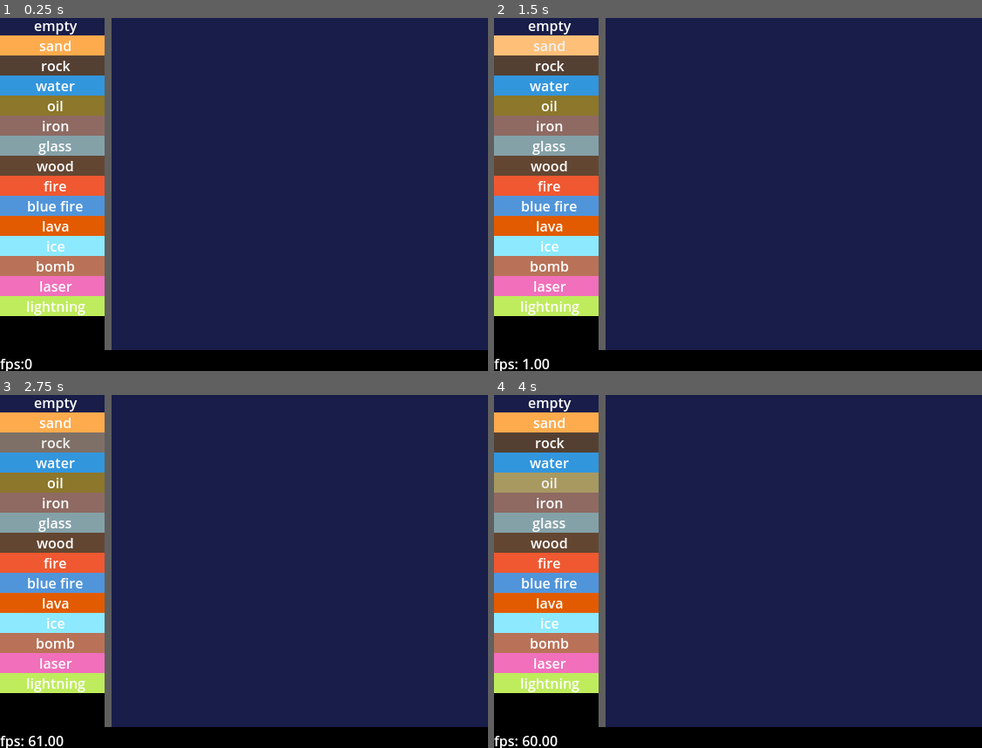
Above: before the commit, frames 1-4 (two rows, left to right).
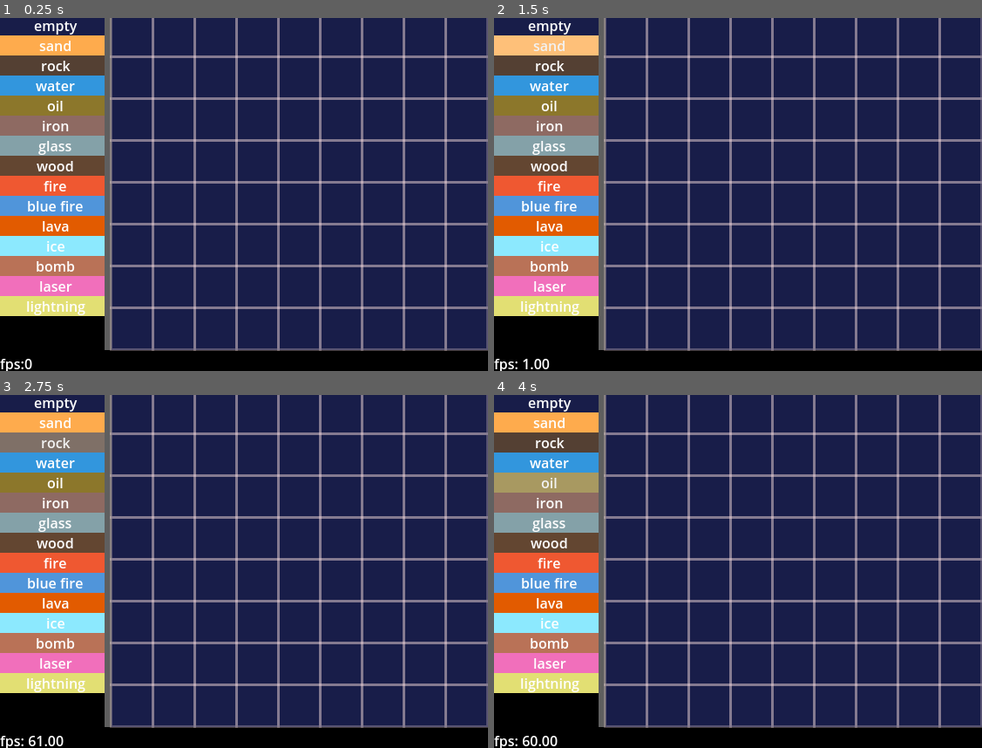
Above: after the commit, the same moments.

Repository: kiwijuice56/sand-spoon
Game: Godot game, scene res://main/main.tscn
The game is run twice, just before and just after one commit, with the same random seed, the same clock (stepped at 60 frames per second) and the same inputs.
Inputs:
- Up to frame 1 (0.25 s): no input
- Up to frame 2 (1.5 s): click "empty" at 0.5 s; click "sand" at 1.25 s
- Up to frame 3 (2.75 s): click "rock" at 2 s
- Up to frame 4 (4 s): click "water" at 2.75 s; click "oil" at 3.5 s

The runs differ from the first frame. In frame 1, 10% of the frame differs, in the area x 0-100%, y 0-95%; in frame 2, 10%; in frame 3, 10%; in frame 4, 10%.

Commit message:
Optimized some elements

Diff:
--- a/main/main.tscn
+++ b/main/main.tscn
@@ -77,6 +77,7 @@
 size_flags_vertical = 2
 texture = SubResource("ImageTexture_guoq1")
 script = ExtResource("1_7t74s")
+debug_draw = true
 debug_heat_gradient = SubResource("GradientTexture1D_hwk0e")
 simulation_size = Vector2i(72, 64)
 simulation_scale = 6
--- a/main/simulation/element/laser/laser.gd
+++ b/main/simulation/element/laser/laser.gd
@@ -7,7 +7,7 @@
 func process(sim: Simulation, row: int, col: int, data: int) -> bool:
 	if not super.process(sim, row, col, data):
 		return false
-	for i in range(reach):
+	for i in range(1, 1 + reach):
 		if not Explosion.grow(sim, row + i, col, unique_name):
 			break
 	return true
--- a/main/simulation/element/laser/laser.tres
+++ b/main/simulation/element/laser/laser.tres
@@ -10,12 +10,12 @@
 hidden = false
 ui_color = Color(0.946388, 0.436045, 0.734792, 1)
 initial_temperature = 6000.0
-conductivity = 0.5
+conductivity = 0.0
 high_heat_point = -1.0
 high_heat_transformation = "empty"
 low_heat_point = -1.0
 low_heat_transformation = "empty"
-explosion_resistance = 0.0
+explosion_resistance = 1.0
 decay_proportion = 0.2
 decay_transformation = "smoke"
 skip_proportion = 0.0
--- a/main/simulation/element/lightning/lightning.gd
+++ b/main/simulation/element/lightning/lightning.gd
@@ -14,20 +14,21 @@
 		for i in range(0, 10):
 			if i == 4:
 				continue
-			var row_offset: int = i / 3 - 1
-			var col_offset: int = i % 3 - 1
-			if not sim.in_bounds(row + row_offset, col + col_offset):
+			var check_row: int = row + i / 3 - 1
+			var check_col: int = col + i % 3 - 1
+			if not sim.in_bounds(check_row, check_col):
 				kill(sim, row, col, data)
 				return false
-			if sim.get_element_resource(row + row_offset, col + col_offset) is Empty:
+			var element: Element = sim.get_element_resource(check_row, check_col)
+			if element is Empty:
 				continue
-			if sim.get_element_resource(row + row_offset, col + col_offset) == self and get_byte(sim.get_data(row + row_offset, col + col_offset), 2) == 0:
+			if element == self and get_byte(sim.get_data(check_row, check_col), 2) == 0:
 				continue
 			kill(sim, row, col, data)
 			return false
 		var rand_row: int = row + (1 if Simulation.fast_randf() < fall_proportion else -1)
 		var rand_col: int = col + randi_range(-1, 1)
-		if sim.in_bounds(rand_row, rand_col) and sim.get_touch_count(rand_row, rand_col, unique_name) <= 2 and sim.get_element_resource(rand_row, rand_col) is Empty:
+		if sim.in_bounds(rand_row, rand_col) and sim.get_element_resource(rand_row, rand_col) is Empty and sim.get_touch_count(rand_row, rand_col, unique_name) <= 2:
 			sim.set_element(rand_row, rand_col, unique_name)
 	else:
 		if sim.fast_randf() < unexcited_decay_proportion:
--- a/main/simulation/element/lightning/lightning.tres
+++ b/main/simulation/element/lightning/lightning.tres
@@ -11,9 +11,9 @@
 unexcited_decay_element = "fire"
 unique_name = "lightning"
 hidden = false
-ui_color = Color(0.750391, 0.929102, 0.363762, 1)
+ui_color = Color(0.890462, 0.87633, 0.452756, 1)
 initial_temperature = 9000.0
-conductivity = 0.5
+conductivity = 0.0
 high_heat_point = -1.0
 high_heat_transformation = "empty"
 low_heat_point = -1.0
--- a/main/simulation/simulation.gd
+++ b/main/simulation/simulation.gd
@@ -122,7 +122,6 @@
 			element.process(self, row, col, data)
 		chunk_avg_temp /= chunk_size * chunk_size
 		chunk_temp_copy[i] = chunk_avg_temp
-	#print(chunk_temp)
 	for i in range(simulation_size_chunk.x * simulation_size_chunk.y):
 		chunk_temp[i] = (chunk_temp[i] + chunk_temp_copy[i]) >> 1
 	for row in range(simulation_size_chunk.y):
